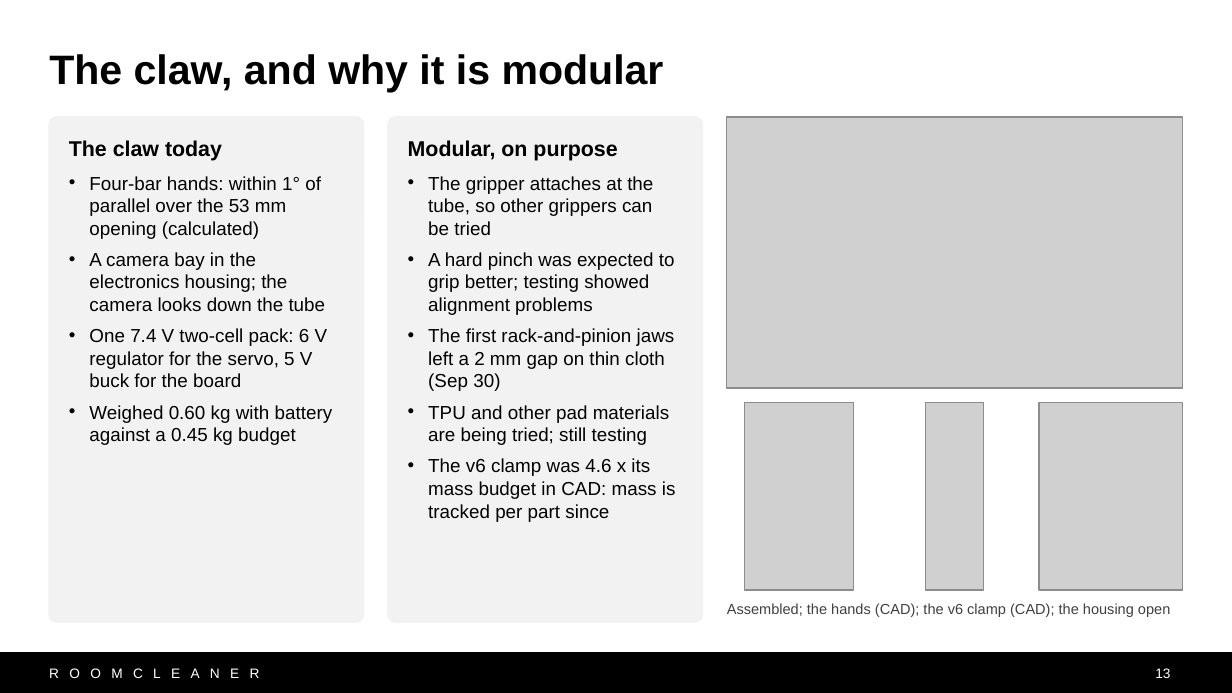
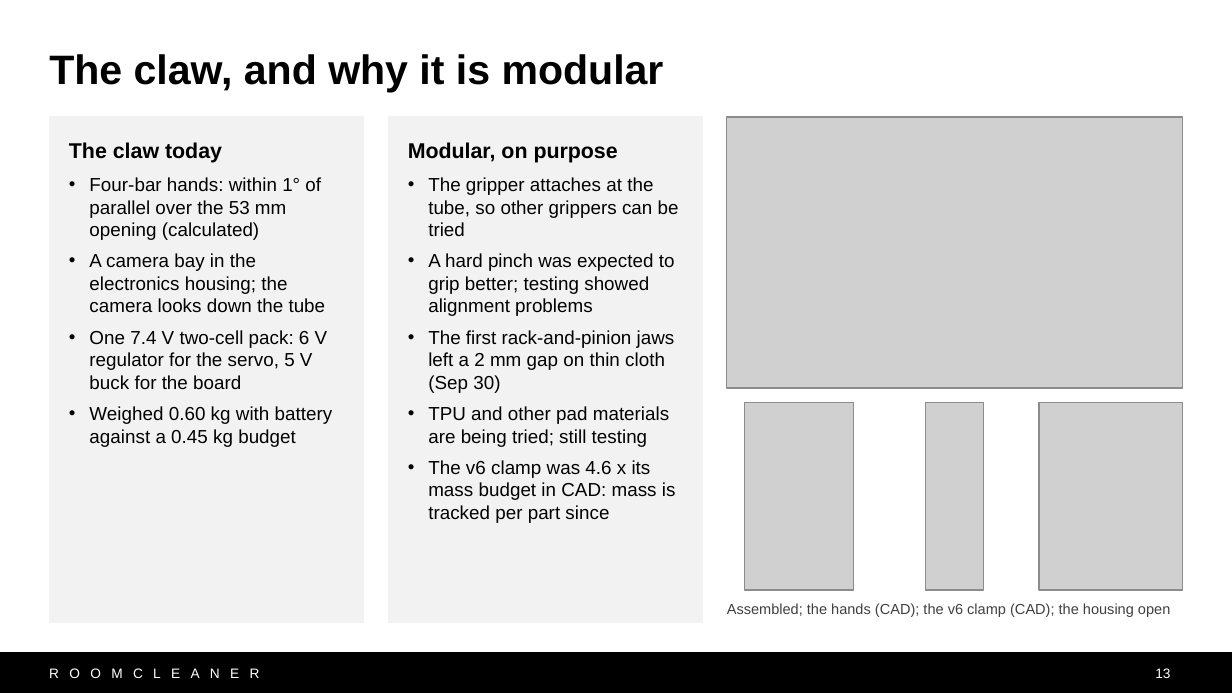
Before and after one commit to Jaspario1199/RoomCleaner, a slide deck: slide 13 of docs/presentation/deck_v10/RoomCleaner_Buntinx_v10.pptx. Drawn at 1232x693 pixels with LibreOffice and Linux fonts; fonts in the diff are those of the drawing; grey boxes stand for pictures. Boxes give left, top, right and bottom in pixels: in the first picture for what was removed or moved away, otherwise in the second. Text is boxed around its words. In the diff, an @@ line names an element or a change of style, - is before the commit and + after.

```diff
--- a/docs/presentation/deck_v10/RoomCleaner_Buntinx_v10.pptx
+++ b/docs/presentation/deck_v10/RoomCleaner_Buntinx_v10.pptx
@@ rectangle "The claw today" at (49,117,363,622): fill none to #F2F2F2; outline none to #F2F2F2 0.75 pt @@
@@ rectangle "The claw today": place and size @@
-rectangle "The claw today" at (89,176,333,445)
+rectangle "The claw today" at (49,117,363,622)
@@ rounded rectangle removed at (49,117,363,622) @@
@@ rectangle "Modular, on purpose": place and size @@
-rectangle "Modular, on purpose" at (428,176,676,522)
+rectangle "Modular, on purpose" at (388,117,702,622)
@@ rectangle "Modular, on purpose" at (388,117,702,622): fill none to #F2F2F2; outline none to #F2F2F2 0.75 pt @@
@@ rounded rectangle removed at (388,117,702,622) @@
@@ text in rectangle at (69,142,222,163): paragraph added @@
+The claw today
@@ text removed at (69,140,222,161) @@
-The claw today
@@ text in rectangle at (408,142,618,163): paragraph added @@
+Modular, on purpose
@@ text removed at (408,140,617,161) @@
-Modular, on purpose
```
Also in this commit, not shown: 15 other slides changed, 4 other files.
